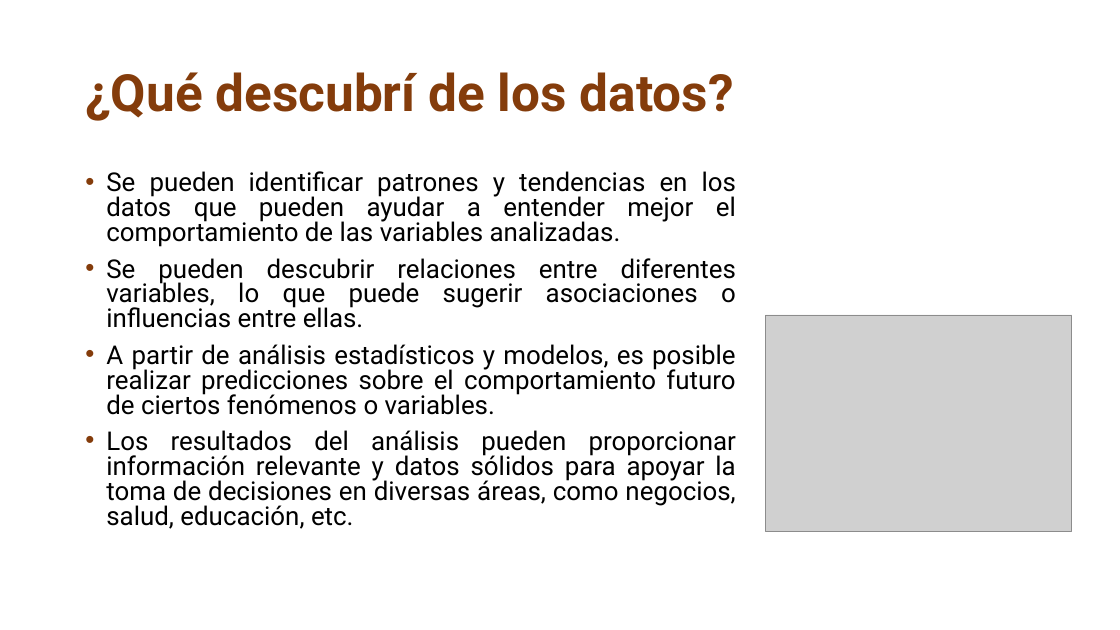
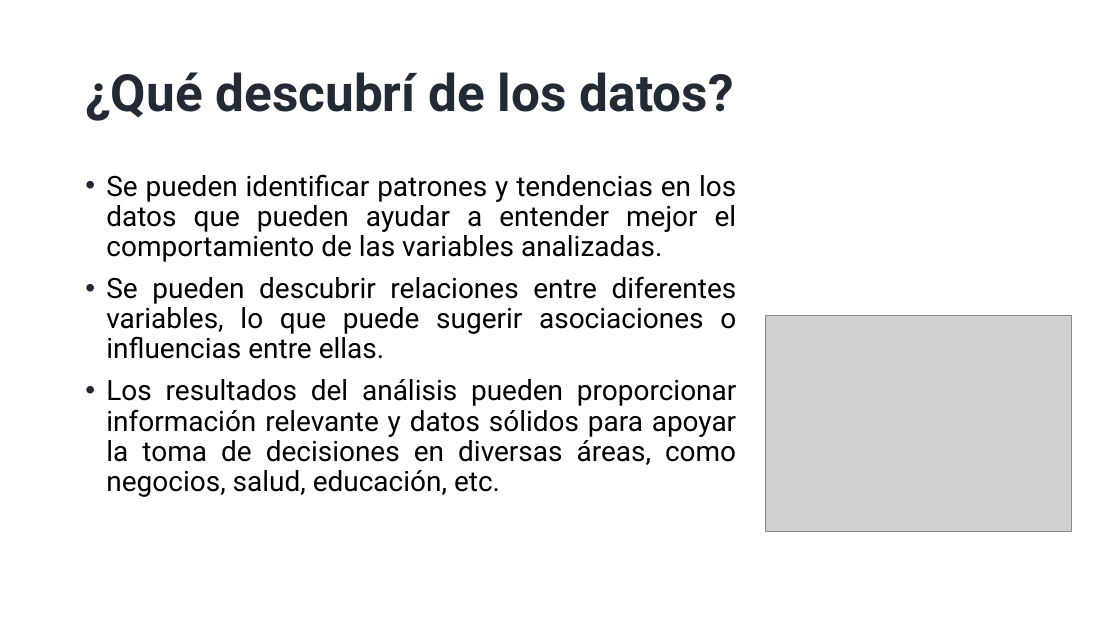
Before and after one commit to lourdsslopez/ProyectoFinalEstad-tica_LourdesLopez, a slide deck: slide 7 of BD_Estadística/JORNADA (PPT)/Jornada.pptx (slide 6 before the commit). Drawn at 1120x630 pixels with LibreOffice and Linux fonts; fonts in the diff are those of the drawing; grey boxes stand for pictures. Boxes give left, top, right and bottom in pixels: in the first picture for what was removed or moved away, otherwise in the second. Text is boxed around its words. In the diff, an @@ line names an element or a change of style, - is before the commit and + after.

```diff
--- a/BD_Estadística/JORNADA (PPT)/Jornada.pptx
+++ b/BD_Estadística/JORNADA (PPT)/Jornada.pptx
@@ title "¿Qué descubrí de los datos?" at bbox=[85, 72, 734, 121]: text colour #843C0B to #222A35 @@
@@ text "Se pueden identificar patrones y ..." at bbox=[106, 174, 737, 497]: size 22.2 to 24 pt; line spacing 0.8 to 0.9; bullet colour #843C0B to #222A35 @@
@@ text at bbox=[106, 344, 735, 415]: paragraph removed @@
-• A partir de análisis estadísticos y modelos, es posible realizar predicciones sobre el comportamiento futuro de ciertos fenómenos o variables.
```
Also in this commit, not shown: 5 other slides changed, 2 slides added.
